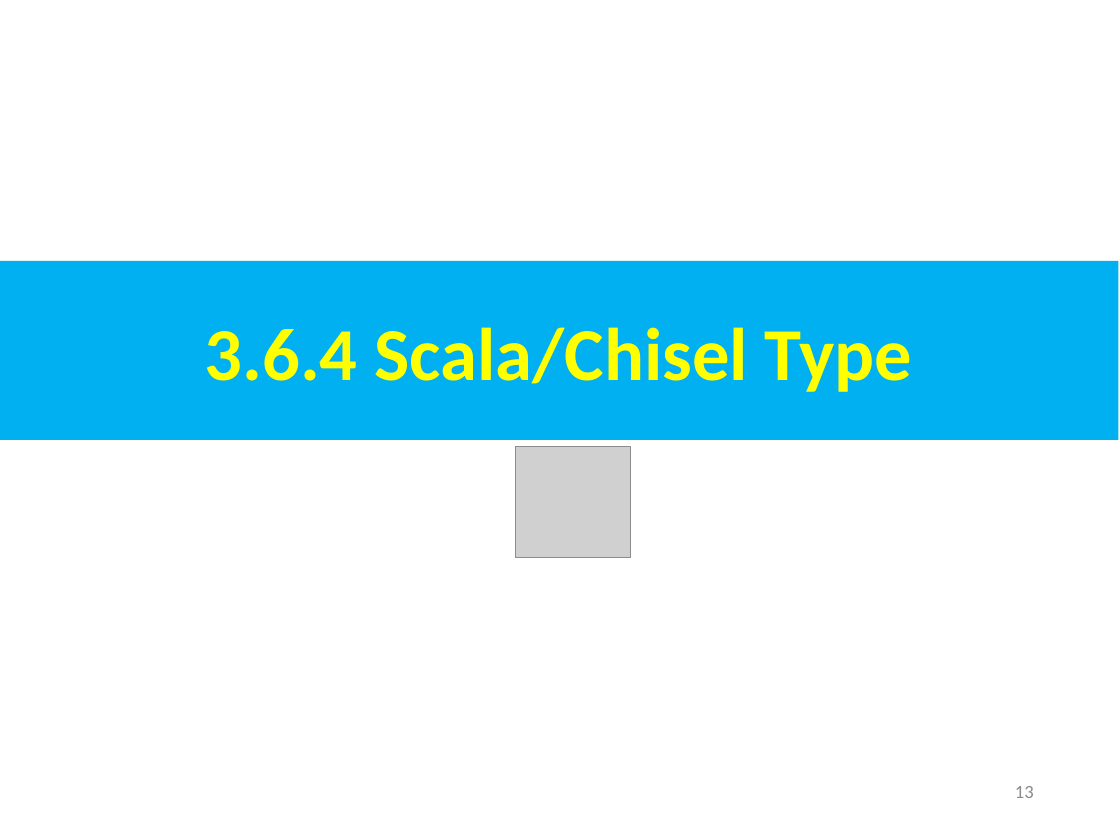
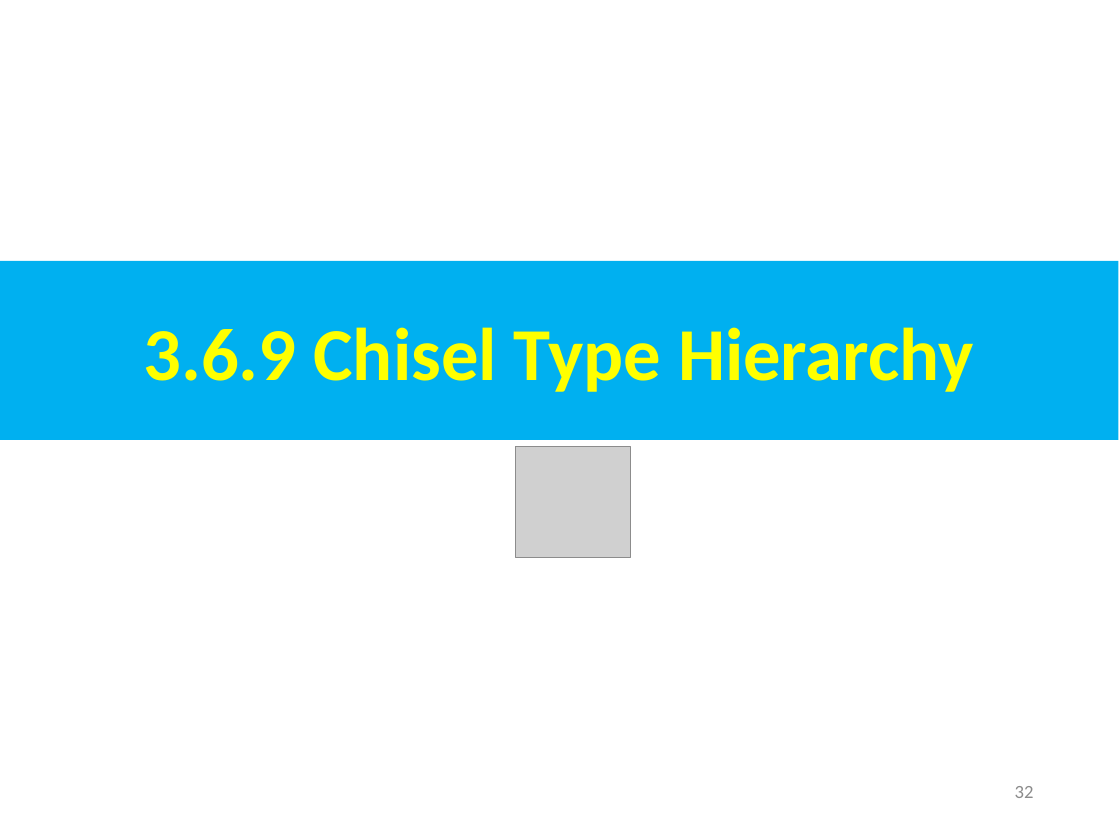
Before and after one commit to peterhchen/AIU_CS800_Chisel, a slide deck: slide 32 of 300_UCB_BC/003.6_Type/000_Video/003.6_Type.ppt (slide 13 before the commit). Drawn at 1120x840 pixels with LibreOffice and Linux fonts; fonts in the diff are those of the drawing; grey boxes stand for pictures. Boxes give left, top, right and bottom in pixels: in the first picture for what was removed or moved away, otherwise in the second. Text is boxed around its words. In the diff, an @@ line names an element or a change of style, - is before the commit and + after.

```diff
--- a/300_UCB_BC/003.6_Type/000_Video/003.6_Type.ppt
+++ b/300_UCB_BC/003.6_Type/000_Video/003.6_Type.ppt
@@ text in rectangle at box(143, 327, 973, 392): text changed @@
-3.6.4 Scala/Chisel Type
+3.6.9 Chisel Type Hierarchy
@@ page number at box(1015, 786, 1034, 798): text changed @@
-13
+32
```
Also in this commit, not shown: 20 other slides changed, 26 slides added.
